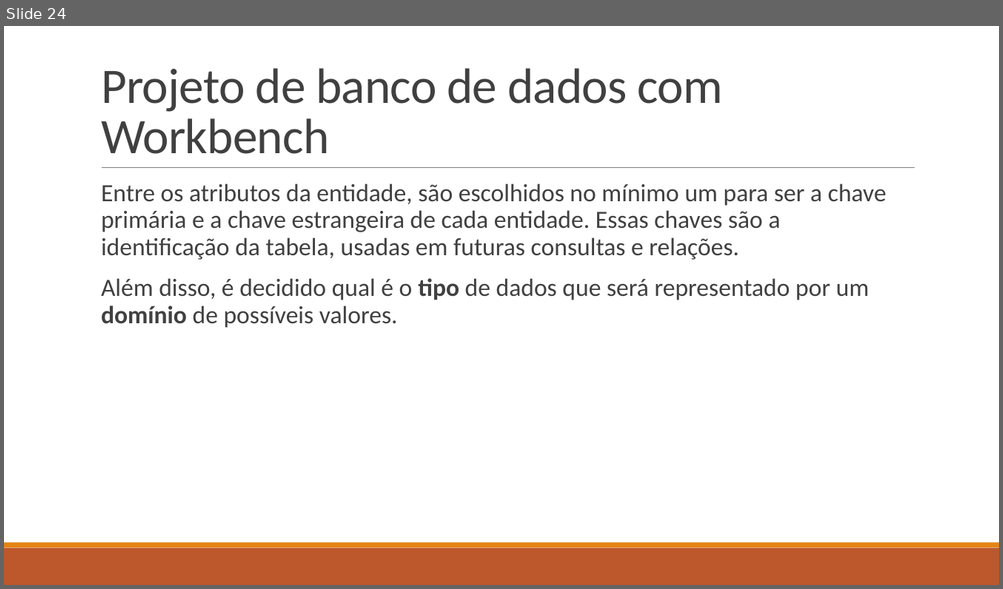
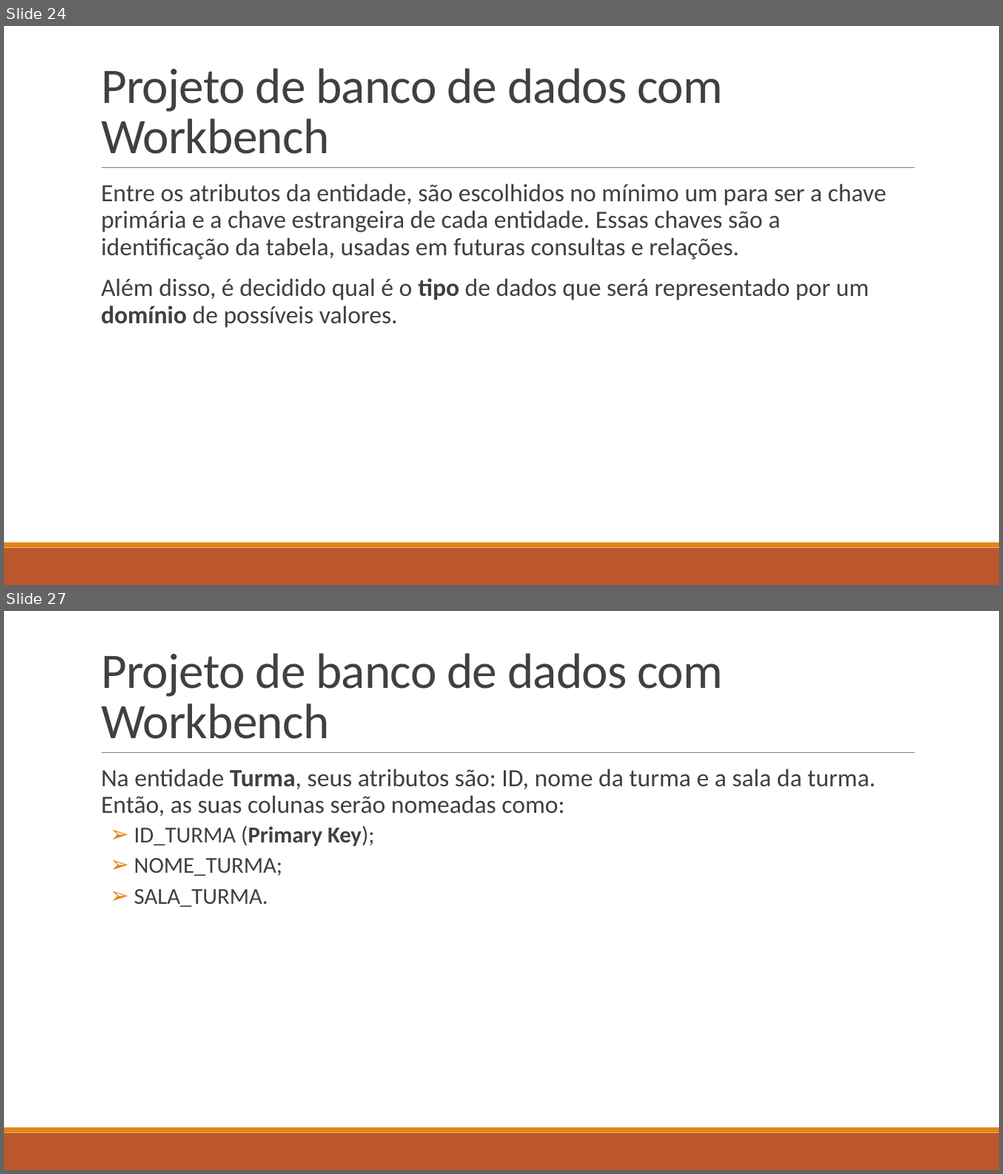
Before and after one commit to LucasHerculanoAmaro/Minhas-Aulas, a slide deck: Euripedes Simões de Paula/Banco de Dados/Aula 9/Projeto de Banco de Dados.pptx. Shown one above the other, each under a label of ours: slide 24 before the commit, slides 24 and 27 after it; the slides between them are not shown. The pictures are 1003x589 and 1003x1174 pixels, drawn with LibreOffice and Linux fonts; fonts in the diff are those of the drawing. Boxes give left, top, right and bottom in pixels: in the first picture for what was removed or moved away, otherwise in the second. Text is boxed around its words. In the diff, an @@ line names an element or a change of style, - is before the commit and + after.

Commit message:
Terminando o penultimo tema da aula 9 de Banco de dados

```diff
--- a/Euripedes Simões de Paula/Banco de Dados/Aula 9/Projeto de Banco de Dados.pptx
+++ b/Euripedes Simões de Paula/Banco de Dados/Aula 9/Projeto de Banco de Dados.pptx
@@ slide 27 added at [4,611,999,1170], background #FFFFFF; not listed: 3 template elements that a slide beside it also shows @@
@@ title added at [101,653,722,739], 48 pt, text #404040 @@
+Projeto de banco de dados com Workbench
@@ text added at [101,769,875,907], 24 pt, text #404040 @@
+  Na entidade Turma, seus atributos são: ID, nome da turma e a sala da turma. Então, as suas colunas serão nomeadas como:
+  ➢ ID_TURMA (Primary Key);
+  ➢ NOME_TURMA;
+  ➢ SALA_TURMA.
```
Also in this commit, not shown: 2 slides changed, 3 other slides added, 1 other file.
